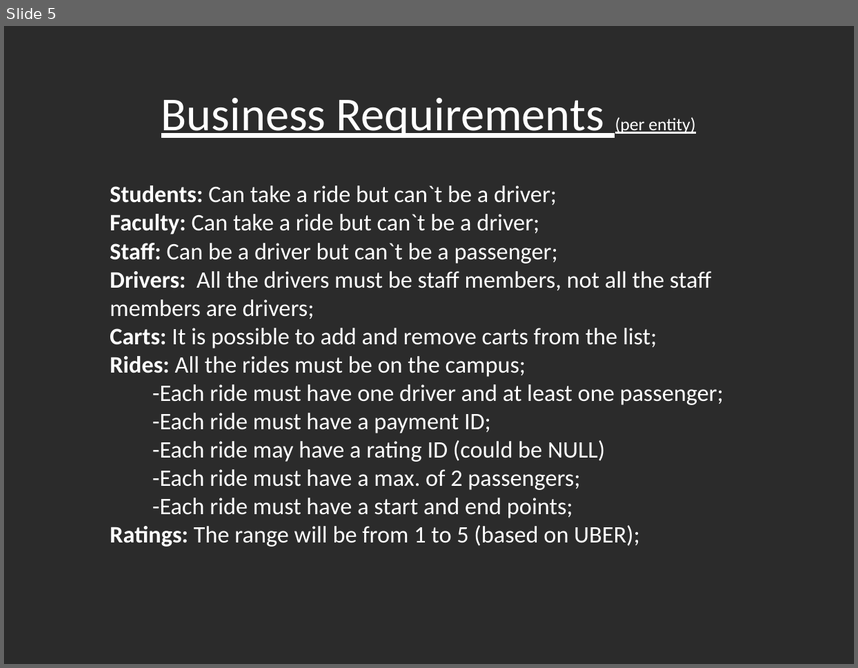
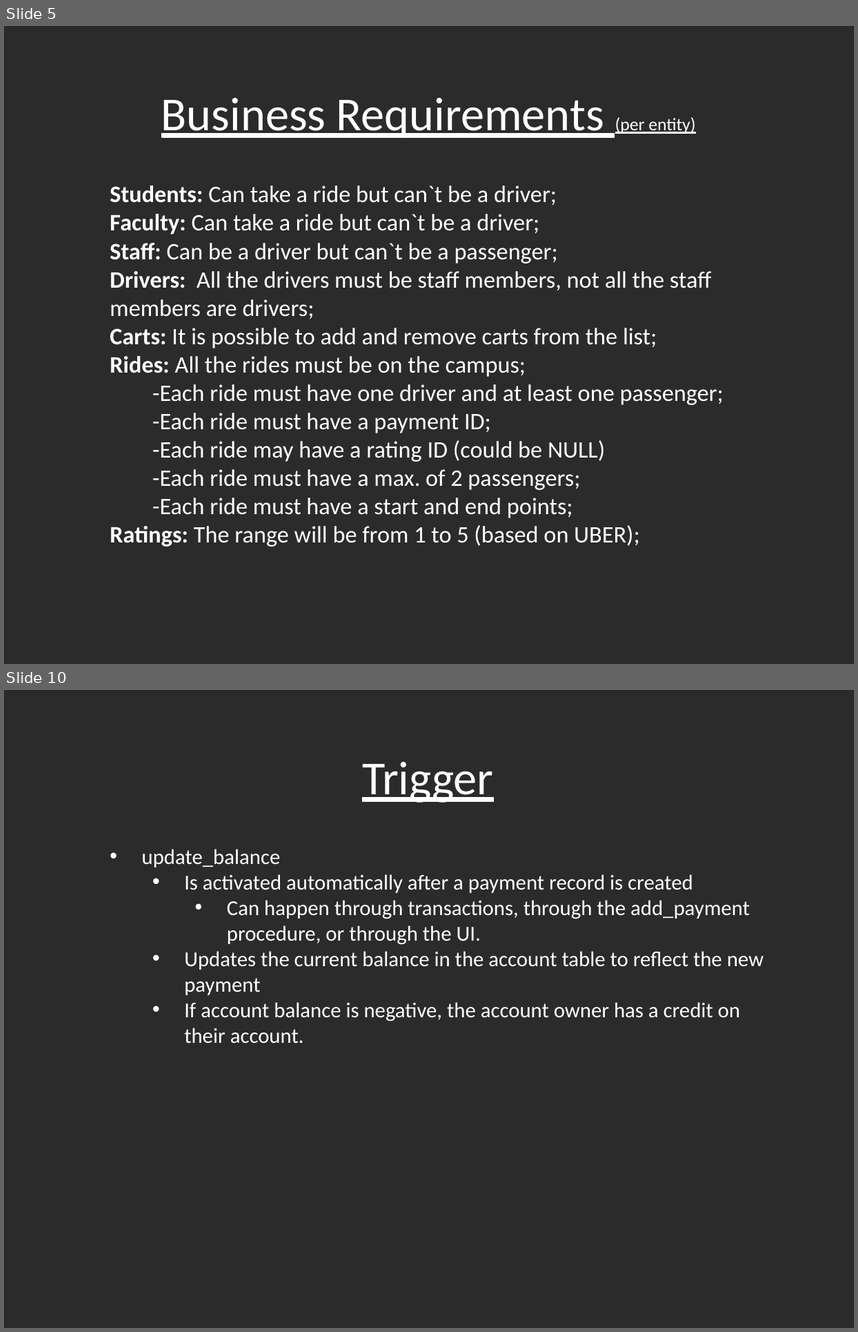
Before and after one commit to redsock88/itcs-6160-final-project, a slide deck: Project Documentation.pptx. Shown one above the other, each under a label of ours: slide 5 before the commit, slides 5 and 10 after it; the slides between them are not shown. The pictures are 858x668 and 858x1332 pixels, drawn with LibreOffice and Linux fonts; fonts in the diff are those of the drawing; background and template pictures are left out; a plain dark background stands for a picture behind light text. Boxes give left, top, right and bottom in pixels: in the first picture for what was removed or moved away, otherwise in the second. Text is boxed around its words. In the diff, an @@ line names an element or a change of style, - is before the commit and + after.

```diff
--- a/Project Documentation.pptx
+++ b/Project Documentation.pptx
@@ slide 10 added at (4, 690, 854, 1328), background picture (left out) @@
@@ text added at (362, 762, 494, 802), 40 pt, text #FFFFFF, underline @@
+Trigger
@@ text added at (142, 849, 764, 1043), 18 pt, text #FFFFFF @@
+• update_balance
+  • Is activated automatically after a payment record is created
+    • Can happen through transactions, through the add_payment procedure, or through the UI.
+  • Updates the current balance in the account table to reflect the new payment
+  • If account balance is negative, the account owner has a credit on their account.
```
Also in this commit, not shown: 1 slide changed, 12 other slides added, 1 other file.
